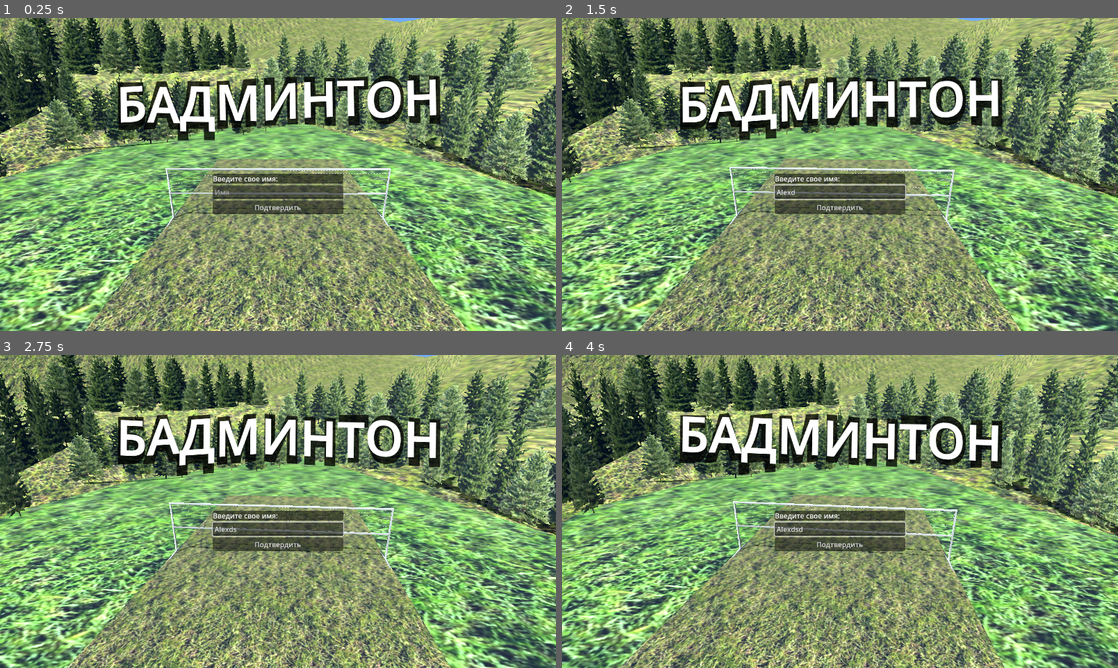
Above: before the commit, frames 1-4 (two rows, left to right).
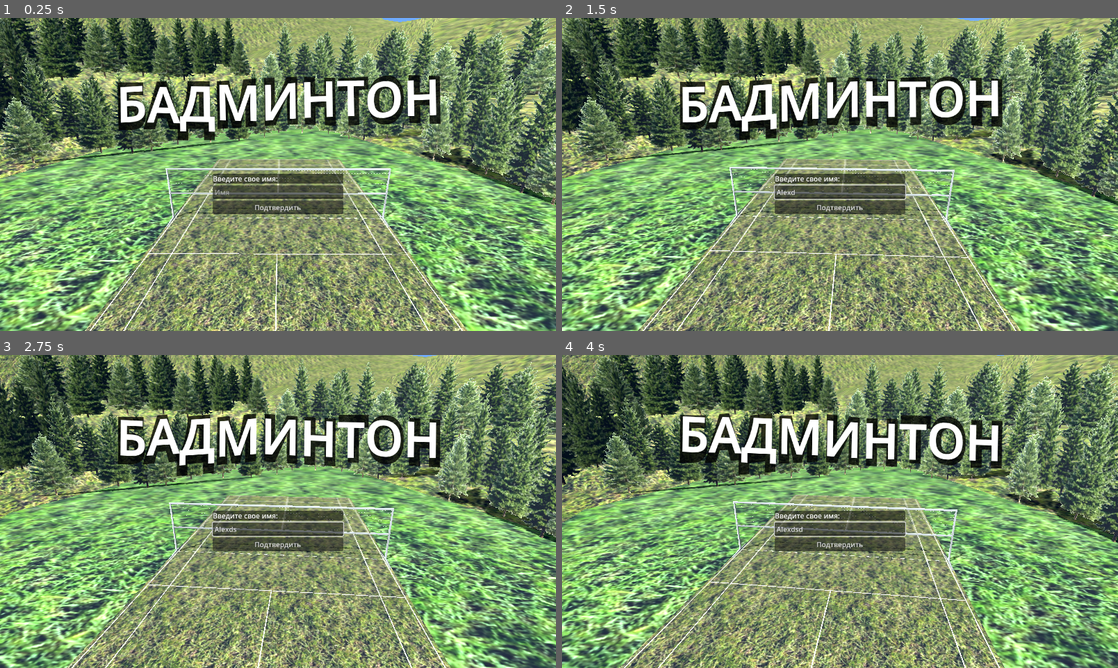
Above: after the commit, the same moments.

Repository: xenabun/TheBadmintonGame
Game: Godot game, scene res://scenes/game_field.tscn
Two runs of this game, one before a commit and one after it. Both use one fixed random seed, a clock stepped at 60 frames per second and the inputs below.
Inputs (mouse positions are in pixels of both pictures, inside the frame that each line leads up to):
- Up to frame 1 (0.25 s): no input
- Up to frame 2 (1.5 s): click (840, 193) at 0.52 s; type "Alex" at 0.6 s; tap Enter (ui_accept) at 1.25 s; move the mouse to (962, 158) at 1.27 s; press the mouse at (962, 158) at 1.28 s; hold D (right) from 1.28 s (still down)
- Up to frame 3 (2.75 s): tap Enter (ui_accept) at 1.52, 2.27 s; move the mouse to (166, 527) at 2.02 s; release D (right) at 2.03 s; release the mouse at (166, 527) at 2.03 s; hold S (down) from 2.03 s (still down); click (166, 527) at 2.1 s
- Up to frame 4 (4 s): move the mouse to (895, 442) at 2.77 s; release S (down) at 2.78 s; hold D (right) 2.78-3.53 s; hold Shift (sprint) 2.78-3.53 s; click (895, 442) at 3.05 s; move the mouse to (812, 574) at 3.52 s; hold Up (ui_up) from 3.53 s (still down); click (812, 574) at 3.6 s; tap Enter (ui_accept) at 3.77 s

The runs differ from the first frame. In frame 1, 25% of the frame differs, in the area x 0-100%, y 0-100%; in frame 2, 25%; in frame 3, 25%; in frame 4, 25%.

Commit message:
bug fixes

Diff:
--- a/classes/ui_state_machine.gd
+++ b/classes/ui_state_machine.gd
@@ -92,13 +92,13 @@
 		ui.get_node('Menu').visible = new_state
 		if Game.current_game_type == Game.game_type.SINGLEPLAYER:
 			# Game.game_in_progress = not new_state
-			var player_id = multiplayer.get_unique_id()
-			if not Network.Players.has(player_id): return
-			var player_data = Network.Players[player_id]
-			if not player_data.has('match_id'): return
-			var match_id = player_data.match_id
-			if not Network.Matches.has(match_id): return
-			var match_data = Network.Matches[match_id]
+			# var player_id = multiplayer.get_unique_id()
+			# if not Network.Players.has(player_id): return
+			# var player_data = Network.Players[player_id]
+			# if not player_data.has('match_id'): return
+			# var match_id = player_data.match_id
+			# if not Network.Matches.has(match_id): return
+			var match_data = Network.Matches[0] # match_id]
 			if new_state:
 				match_data.status = Network.match_status_type.PAUSED
 			else:
--- a/prefabs/Player.tscn
+++ b/prefabs/Player.tscn
@@ -12,7 +12,7 @@
 height = 4.82426
 
 [sub_resource type="BoxShape3D" id="BoxShape3D_i5pof"]
-size = Vector3(16.4297, 23.9078, 14.8733)
+size = Vector3(14.0291, 21.4085, 13)
 
 [sub_resource type="AnimationNodeAnimation" id="AnimationNodeAnimation_mlw0r"]
 animation = &"playeranims/Walk"
@@ -100,64 +100,39 @@
 properties/2/path = NodePath("Username:text")
 properties/2/spawn = true
 properties/2/replication_mode = 2
-
-[sub_resource type="SceneReplicationConfig" id="SceneReplicationConfig_kwohg"]
-properties/0/path = NodePath(".:player_id")
-properties/0/spawn = true
-properties/0/replication_mode = 1
-properties/1/path = NodePath(".:position")
-properties/1/spawn = true
-properties/1/replication_mode = 0
-properties/2/path = NodePath(".:rotation")
-properties/2/spawn = true
-properties/2/replication_mode = 0
-properties/3/path = NodePath("playermodel:rotation")
+properties/3/path = NodePath(".:player_id")
 properties/3/spawn = true
-properties/3/replication_mode = 0
-properties/4/path = NodePath(".:player_num")
-properties/4/spawn = false
-properties/4/replication_mode = 0
-
-[sub_resource type="SceneReplicationConfig" id="SceneReplicationConfig_lmu2p"]
-properties/0/path = NodePath("PlayerInput:direction")
-properties/0/spawn = false
-properties/0/replication_mode = 2
-properties/1/path = NodePath(".:position")
-properties/1/spawn = false
-properties/1/replication_mode = 2
-properties/2/path = NodePath("playermodel:rotation")
-properties/2/spawn = false
-properties/2/replication_mode = 2
-properties/3/path = NodePath("AnimationPlayer:current_animation")
-properties/3/spawn = false
 properties/3/replication_mode = 2
-properties/4/path = NodePath("AnimationTree:anim_player")
-properties/4/spawn = false
-properties/4/replication_mode = 0
-properties/5/path = NodePath("AnimationTree:active")
-properties/5/spawn = false
+properties/4/path = NodePath(".:position")
+properties/4/spawn = true
+properties/4/replication_mode = 2
+properties/5/path = NodePath(".:rotation")
+properties/5/spawn = true
 properties/5/replication_mode = 2
-properties/6/path = NodePath("AnimationTree:parameters/TimeScale/scale")
-properties/6/spawn = false
+properties/6/path = NodePath(".:throw_power")
+properties/6/spawn = true
 properties/6/replication_mode = 2
-properties/7/path = NodePath("AnimationTree:parameters/WalkScale/scale")
-properties/7/spawn = false
+properties/7/path = NodePath("playermodel:rotation")
+properties/7/spawn = true
 properties/7/replication_mode = 2
-properties/8/path = NodePath("AnimationTree:parameters/WalkSpeed/blend_amount")
-properties/8/spawn = false
+properties/8/path = NodePath("AnimationPlayer:current_animation")
+properties/8/spawn = true
 properties/8/replication_mode = 2
-properties/9/path = NodePath(".:rotation")
-properties/9/spawn = false
+properties/9/path = NodePath("AnimationTree:anim_player")
+properties/9/spawn = true
 properties/9/replication_mode = 2
-properties/10/path = NodePath("Username:text")
-properties/10/spawn = false
+properties/10/path = NodePath("AnimationTree:active")
+properties/10/spawn = true
 properties/10/replication_mode = 2
-properties/11/path = NodePath(".:username")
-properties/11/spawn = false
+properties/11/path = NodePath("AnimationTree:parameters/TimeScale/scale")
+properties/11/spawn = true
 properties/11/replication_mode = 2
-properties/12/path = NodePath(".:throw_power")
-properties/12/spawn = false
+properties/12/path = NodePath("AnimationTree:parameters/WalkScale/scale")
+properties/12/spawn = true
 properties/12/replication_mode = 2
+properties/13/path = NodePath("AnimationTree:parameters/WalkSpeed/blend_amount")
+properties/13/spawn = true
+properties/13/replication_mode = 2
 
 [sub_resource type="StandardMaterial3D" id="StandardMaterial3D_g2tai"]
 transparency = 1
@@ -199,13 +174,13 @@
 monitorable = false
 
 [node name="CollisionShape3D" type="CollisionShape3D" parent="RacketArea"]
-transform = Transform3D(1, 0, 0, 0, 1, 0, 0, 0, 1, 0, 1.20022, -2.86776)
+transform = Transform3D(1, 0, 0, 0, 1, 0, 0, 0, 1, 0, -0.0494356, -1.93111)
 shape = SubResource("BoxShape3D_i5pof")
 
 [node name="CSGBox3D" type="CSGBox3D" parent="RacketArea"]
-transform = Transform3D(1, 0, 0, 0, 1, 0, 0, 0, 1, 0, 1.20022, -2.86776)
+transform = Transform3D(1, 0, 0, 0, 1, 0, 0, 0, 1, 0, -0.0494356, -1.93111)
 visible = false
-size = Vector3(16.2578, 23.9078, 14.8733)
+size = Vector3(14.0291, 21.4085, 13)
 material = ExtResource("3_s24ti")
 
 [node name="AnimationPlayer" type="AnimationPlayer" parent="."]
@@ -255,14 +230,6 @@
 wait_time = 0.3
 one_shot = true
 
-[node name="ServerSynchronizer" type="MultiplayerSynchronizer" parent="."]
-process_mode = 4
-replication_config = SubResource("SceneReplicationConfig_kwohg")
-
-[node name="PlayerInput1" type="MultiplayerSynchronizer" parent="."]
-process_mode = 4
-replication_config = SubResource("SceneReplicationConfig_lmu2p")
-
 [node name="AimArrow" type="Node3D" parent="."]
 
 [node name="Sprite" type="Sprite3D" parent="AimArrow"]
--- a/prefabs/trees.tscn
+++ b/prefabs/trees.tscn
@@ -5,9 +5,16 @@
 
 [sub_resource type="StandardMaterial3D" id="StandardMaterial3D_do7hu"]
 transparency = 2
-alpha_scissor_threshold = 0.855
+alpha_scissor_threshold = 0.624
 alpha_antialiasing_mode = 0
 albedo_texture = ExtResource("2_c4gt7")
+rim = 0.0
+rim_tint = 0.0
+clearcoat = 0.0
+clearcoat_roughness = 1.0
+heightmap_scale = -16.0
+refraction_texture_channel = 1
+uv1_triplanar_sharpness = 2.92818
 
 [node name="trees" instance=ExtResource("1_moirv")]
 
--- a/scenes/game_field.tscn
+++ b/scenes/game_field.tscn
@@ -1,9 +1,10 @@
-[gd_scene load_steps=41 format=3 uid="uid://dao4a65ncuf15"]
+[gd_scene load_steps=42 format=3 uid="uid://dao4a65ncuf15"]
 
 [ext_resource type="PackedScene" uid="uid://bk1lu4vj07b86" path="res://prefabs/terrain.tscn" id="2_f2kou"]
 [ext_resource type="PackedScene" uid="uid://v5oscwlgemrg" path="res://prefabs/net.tscn" id="2_nvxwo"]
 [ext_resource type="PackedScene" uid="uid://y3b3vjkgak4y" path="res://prefabs/trees.tscn" id="3_f8pxf"]
 [ext_resource type="Texture2D" uid="uid://c6rdby1kjqnc5" path="res://images/6f7a97101ad33899f1b0186481123e241.jpg" id="4_1apb5"]
+[ext_resource type="Texture2D" uid="uid://mys6700w7ww4" path="res://images/field.png" id="4_au1ay"]
 [ext_resource type="Script" path="res://scripts/Network.gd" id="6_h2wnu"]
 [ext_resource type="Script" path="res://scripts/ServerBrowser.gd" id="7_4w53d"]
 [ext_resource type="PackedScene" uid="uid://biiikapfvb4vb" path="res://prefabs/server_button.tscn" id="11_dli3y"]
@@ -205,7 +206,7 @@
 transform = Transform3D(5.8, 0, 0, 0, 5.8, 0, 0, 0, 5.8, 0, 0, 0)
 
 [node name="trees" parent="Level/World/WorldEnvironment" instance=ExtResource("3_f8pxf")]
-transform = Transform3D(4.195, 0, 0, 0, 4.195, 0, 0, 0, 4.195, 0, -2.68639, 0)
+transform = Transform3D(4.195, 0, 0, 0, 4.195, 0, 0, 0, 4.195, 0, -2.46778, 10.9318)
 
 [node name="DirectionalLight3D" type="DirectionalLight3D" parent="Level/World/WorldEnvironment"]
 transform = Transform3D(0.705926, -0.595605, -0.383305, 0.531061, 0.0870029, 0.842855, -0.46866, -0.798552, 0.37772, 0, 7.39259, 0)
@@ -230,6 +231,13 @@
 transform = Transform3D(1, 0, 0, 0, 1, 0, 0, 0, 1, 0, 0.05373, 0)
 material_override = SubResource("StandardMaterial3D_xvpac")
 size = Vector3(30, 0.178, 60)
+
+[node name="Sprite3D" type="Sprite3D" parent="Level/World/Floor"]
+transform = Transform3D(-5.12298e-07, 11, 4.37114e-08, 0, -4.80825e-07, 1, 11.72, 4.80825e-07, 1.91069e-15, -3.67199e-08, 0.159946, -4.37114e-08)
+shaded = true
+double_sided = false
+texture_filter = 4
+texture = ExtResource("4_au1ay")
 
 [node name="Area" type="Area3D" parent="Level/World/Floor"]
 collision_layer = 4
--- a/scripts/Ball.gd
+++ b/scripts/Ball.gd
@@ -52,14 +52,14 @@
 
 var ball_ready = true:
 	set(value):
+		reset_ball()
 		ball_ready = value
-		# if value == true and Game.game_in_progress:
 		if value and Game.is_match_in_progress(match_id):
-			reset_ball()
+			# await get_tree().create_timer(0.5).timeout
 			if multiplayer.is_server():
-				Game.reset_player_positions()
+				Game.reset_player_positions(match_id)
 			else:
-				Game.reset_player_positions.rpc_id(1)
+				Game.reset_player_positions.rpc_id(1, match_id)
 
 @rpc('any_peer', 'call_local')
 func set_ball_ready(value = true):
@@ -67,6 +67,9 @@
 @rpc("any_peer", 'call_local')
 func throw_ball(peer_id : int, player_name : String, new_position : Vector3,
 		new_direction : float, new_velocity_x : float, aim_dir_y : float):
+
+	## TODO: wait for both players to close controls ui, only let num=1 throw?
+
 	if not peer_id or peer_id < 1 or Game.current_game_type == Game.game_type.SINGLEPLAYER:
 		peer_id = 1
 	ball_ready = false
@@ -147,12 +150,7 @@
 			Game.grant_point.rpc(0, match_id)
 		else:
 			var pdata = Network.Players[str(last_interact).to_int()]
-			var num = pdata.num
-			Game.grant_point.rpc(Game.get_opponent_index(num - 1), match_id)
-			# if last_interact == '1':
-			# 	Game.grant_point.rpc(1, match_id)
-			# else:
-			# 	Game.grant_point.rpc(0, match_id)
+			Game.grant_point.rpc(Game.get_opponent_index(pdata.num - 1), match_id)
 		set_ball_ready.rpc()
 		return
 
--- a/scripts/Network.gd
+++ b/scripts/Network.gd
@@ -145,6 +145,9 @@
 
 func _on_start_game_pressed():
 	if not multiplayer.is_server(): return
+	if Players.size() <= 1:
+		OS.alert('Необходимо минимум 2 игрока для начала игры')
+		return
 
 	ServerBrowser.stop_broadcast()
 	Game.start_game()
--- a/scripts/UI.gd
+++ b/scripts/UI.gd
@@ -26,6 +26,7 @@
 func clear_lobby_player_list():
 	for child in lobby_player_list.get_children():
 		child.queue_free()
+
 @rpc('any_peer')
 func update_lobby_player_list(players):
 	if not state.in_server_lobby.get_state(): return
@@ -47,6 +48,14 @@
 func close_lobby_player_list():
 	state.in_menu.set_state(false)
 	state.in_server_lobby.set_state(false)
+
+@rpc
+func show_match_result(result_text, score_text):
+	var game_result_ui = get_node('GameResult')
+	game_result_ui.get_node('Result').text = result_text
+	game_result_ui.get_node('Score').text = score_text
+	game_result_ui.show()
+	get_node('GameUI').hide()
 
 @rpc('any_peer')
 func set_loading_screen(value):
--- a/scripts/game.gd
+++ b/scripts/game.gd
@@ -62,8 +62,8 @@
 func get_opponent_index(index):
 	return abs(index - 1)
 
-func peer_id_to_score_index(id):
-	return 0 if get_player_num(id) == 1 else 1
+# func peer_id_to_score_index(id):
+# 	return get_player_num(id) - 1
 
 func get_player_num(id):
 	if not Network.Players.has(id): return
@@ -170,6 +170,24 @@
 	await get_tree().create_timer(0.5).timeout
 	score_effect.queue_free()
 
+@rpc('any_peer')
+func finish_match(winner_index, match_id):
+	var match_data = Network.Matches[match_id]
+	match_data.status = Network.match_status_type.PAUSED
+	Network.remove_ball(match_id)
+	var players_data = get_match_players_data(match_id)
+
+	for i in players_data:
+		var player_id = players_data[i].id
+		var score_index = get_player_num(player_id) - 1
+		var result_text = WIN_TEXT if winner_index == score_index else LOSE_TEXT
+		var score_text = get_full_score_str(get_player_num(player_id), match_id)
+		if player_id == 1:
+			UI.show_match_result(result_text, score_text)
+		else:
+			if current_game_type != game_type.SINGLEPLAYER:
+				UI.show_match_result.rpc_id(player_id, result_text, score_text)
+
 @rpc('any_peer', 'call_local')
 func grant_point(p, match_id):
 	var match_data = Network.Matches[match_id]
@@ -185,19 +203,24 @@
 		update_score_text(player_match_id, player_num)
 
 	if check_win(p, match_id):
+		if player_id == 1:
+			finish_match(p, match_id)
+		else:
+			finish_match.rpc_id(1, p, match_id)
+
 		# game_in_progress = false
-		match_data.status = Network.match_status_type.PAUSED
-		if multiplayer.is_server():
-			# reset_score(match_id)
-			Network.remove_ball(match_id)
-		if match_id == player_match_id:
-			var game_result_ui = UI.get_node('GameResult')
-			var score_index = peer_id_to_score_index(player_id)
-			var result_text = WIN_TEXT if p == score_index else LOSE_TEXT
-			game_result_ui.get_node('Result').text = result_text
-			game_result_ui.get_node('Score').text = get_full_score_str(get_player_num(player_id), match_id)
-			game_result_ui.show()
-			UI.get_node('GameUI').hide()
+		# match_data.status = Network.match_status_type.PAUSED
+		# if multiplayer.is_server():
+		# 	# reset_score(match_id)
+		# 	Network.remove_ball(match_id)
+		# if match_id == player_match_id:
+		# 	var game_result_ui = UI.get_node('GameResult')
+		# 	var score_index = peer_id_to_score_index(player_id)
+		# 	var result_text = WIN_TEXT if p == score_index else LOSE_TEXT
+		# 	game_result_ui.get_node('Result').text = result_text
+		# 	game_result_ui.get_node('Score').text = get_full_score_str(get_player_num(player_id), match_id)
+		# 	game_result_ui.show()
+		# 	UI.get_node('GameUI').hide()
 
 		# ball.set_ball_ready()
 		# ball.reset_ball()
@@ -205,11 +228,20 @@
 		# 	ServerBrowser.stop_broadcast()
 
 @rpc('any_peer')
-func reset_player_positions():
-	for player in get_tree().get_nodes_in_group('Player'):
-		player.reset_position.emit()
-	for bot in get_tree().get_nodes_in_group('Bot'):
-		bot._reset_position()
+func reset_player_positions(match_id):
+	if current_game_type == game_type.SINGLEPLAYER:
+		for i in Network.Players:
+			var player_data = Network.Players[i]
+			if not player_data.has('match_id') or player_data.match_id != match_id: continue
+			if not Level.get_node('Players').has_node(str(player_data.id)): continue
+			if player_data.is_bot:
+				Level.get_node('Players/' + str(player_data.id))._reset_position()
+			else:
+				Level.get_node('Players/' + str(player_data.id)).reset_position.emit()
+	# for player in get_tree().get_nodes_in_group('Player'):
+	# 	player.reset_position.emit()
+	# for bot in get_tree().get_nodes_in_group('Bot'):
+	# 	bot._reset_position()
 
 # func reset_score(match_id):
 # 	score = [ 0, 0 ]
Binary file added: images/field.png
Not shown, added: images/field.png.import
Not shown: 1 places in prefabs/Player.tscn that only renumber resources
